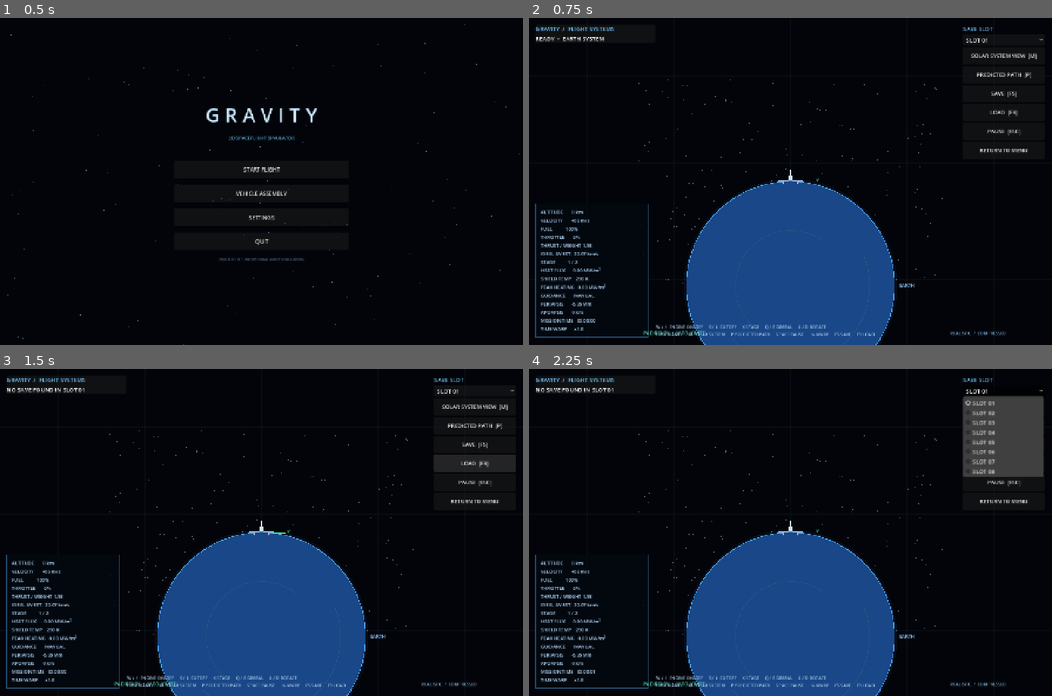
Above: before the commit, frames 1-4 (two rows, left to right).
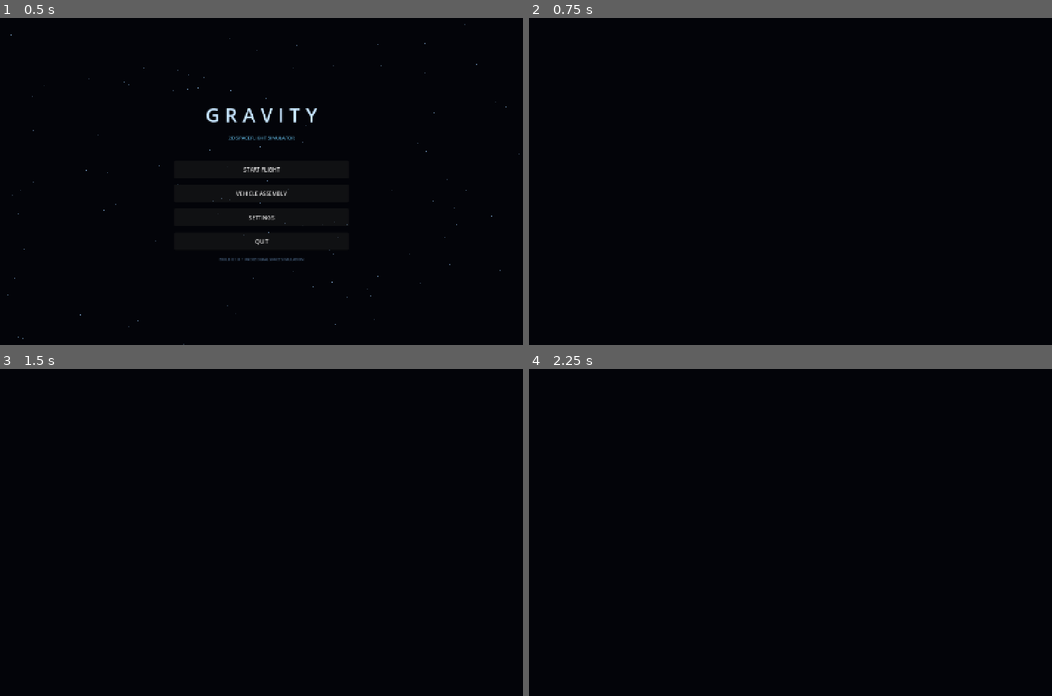
Above: after the commit, the same moments.

Repository: Blagos1195/Gravity-simulator
Game: Godot game, scene res://scenes/main.tscn
Two runs of this game, one before a commit and one after it. Both use one fixed random seed, a clock stepped at 60 frames per second and the inputs below.
Inputs (mouse positions are in pixels of both pictures, inside the frame that each line leads up to):
- Up to frame 1 (0.5 s): no input
- Up to frame 2 (0.75 s): click "START FLIGHT" at 0.5 s
- Up to frame 3 (1.5 s): click (475, 463) at 1.25 s, where only the run before the commit has a clickable "LOAD [F9]"
- Up to frame 4 (2.25 s): click (1004, 391) at 2 s, where only the run before the commit has a clickable "SLOT 01"

Frame 1 is identical in both runs. In frame 2, 20% of the frame differs, in the area x 1-99%, y 2-100%; in frame 3, 20%; in frame 4, 23%.
Error after the commit: Parse Error: Identifier "FIRST_STAGE_FUEL" not declared in the current scope. (res://scripts/simulation_view.gd:25)

Commit message:
Support multi-stage rockets and extend zoom range

Diff:
--- a/Gravity/scripts/simulation_view.gd
+++ b/Gravity/scripts/simulation_view.gd
@@ -1,37 +1,17 @@
 extends Control
 
 const PlanetarySystem = preload("res://scripts/planetary_system.gd")
+const RocketDesign = preload("res://scripts/rocket_design.gd")
 const G := PlanetarySystem.G
 const EARTH_MASS := PlanetarySystem.EARTH_MASS
 const EARTH_RADIUS := PlanetarySystem.EARTH_RADIUS
-const FIRST_STAGE_DRY_MASS := 12000.0
-const UPPER_STAGE_DRY_MASS := 3000.0
-const FIRST_STAGE_FUEL := 300000.0
-const UPPER_STAGE_FUEL := 80000.0
-const FIRST_STAGE_THRUST := 7.5e6
-const FIRST_STAGE_VACUUM_THRUST := 9.0e6
-const UPPER_STAGE_THRUST := 1.2e6
-const UPPER_STAGE_VACUUM_THRUST := 1.5e6
-const FIRST_STAGE_FLOW := 2058.0
-const UPPER_STAGE_FLOW := 300.0
 const DRAG_AREA := 0.45
 const LIFT_AREA := 1.8
 const DRAG_COEFFICIENT := 0.45
 const EARTH_ROTATION_RATE := 7.2921159e-5
 
-var first_stage_dry_mass := FIRST_STAGE_DRY_MASS
-var upper_stage_dry_mass := UPPER_STAGE_DRY_MASS
-var first_stage_fuel_capacity := FIRST_STAGE_FUEL
-var upper_stage_fuel_capacity := UPPER_STAGE_FUEL
-var first_stage_thrust := FIRST_STAGE_THRUST
-var first_stage_vacuum_thrust := FIRST_STAGE_VACUUM_THRUST
-var upper_stage_thrust := UPPER_STAGE_THRUST
-var upper_stage_vacuum_thrust := UPPER_STAGE_VACUUM_THRUST
-var first_stage_flow := FIRST_STAGE_FLOW
-var upper_stage_flow := UPPER_STAGE_FLOW
+var rocket_stages: Array = []
 var payload_mass := 500.0
-var first_stage_engine_count := 1
-var upper_stage_engine_count := 1
 
 var realism := "Realistic"
 var world_scale := "Compressed"
@@ -69,25 +49,26 @@
 var throttle_cutoff_key_down := false
 
 func set_rocket_design(design: Dictionary) -> void:
-	var stages: Array = design.get("stages", [])
-	if stages.size() != 2:
-		return
-	var first: Dictionary = stages[0]
-	var upper: Dictionary = stages[1]
-	first_stage_dry_mass = float(first.get("dry_mass", FIRST_STAGE_DRY_MASS))
-	upper_stage_dry_mass = float(upper.get("dry_mass", UPPER_STAGE_DRY_MASS))
-	first_stage_fuel_capacity = float(first.get("fuel_capacity", FIRST_STAGE_FUEL))
-	upper_stage_fuel_capacity = float(upper.get("fuel_capacity", UPPER_STAGE_FUEL))
-	first_stage_engine_count = int(first.get("engine_count", 1))
-	upper_stage_engine_count = int(upper.get("engine_count", 1))
-	first_stage_thrust = float(first.get("thrust", FIRST_STAGE_THRUST)) * first_stage_engine_count
-	first_stage_vacuum_thrust = float(first.get("vacuum_thrust", FIRST_STAGE_VACUUM_THRUST)) * first_stage_engine_count
-	upper_stage_thrust = float(upper.get("thrust", UPPER_STAGE_THRUST)) * upper_stage_engine_count
-	upper_stage_vacuum_thrust = float(upper.get("vacuum_thrust", UPPER_STAGE_VACUUM_THRUST)) * upper_stage_engine_count
-	first_stage_flow = float(first.get("flow", FIRST_STAGE_FLOW)) * first_stage_engine_count
-	upper_stage_flow = float(upper.get("flow", UPPER_STAGE_FLOW)) * upper_stage_engine_count
+	rocket_stages = (design.get("stages", []) as Array).duplicate(true)
+	if rocket_stages.size() < 2:
+		rocket_stages = RocketDesign.create_default()["stages"].duplicate(true)
 	payload_mass = float(design.get("payload_mass", 500.0))
-	fuel = first_stage_fuel_capacity
+	stage_index = 0
+	fuel = float(rocket_stages[0].get("fuel_capacity", 0.0))
+
+func _active_stage_data() -> Dictionary:
+	return rocket_stages[clampi(stage_index, 0, rocket_stages.size() - 1)]
+
+func _remaining_stack_mass() -> float:
+	var mass := payload_mass
+	for i in range(stage_index + 1, rocket_stages.size()):
+		var stage: Dictionary = rocket_stages[i]
+		mass += float(stage.get("dry_mass", 0.0)) + float(stage.get("fuel_capacity", 0.0))
+	return mass
+
+func _current_vehicle_mass(fuel_amount: float = -1.0) -> float:
+	var active := _active_stage_data()
+	return float(active.get("dry_mass", 0.0)) + _remaining_stack_mass() + (fuel if fuel_amount < 0.0 else fuel_amount)
 
 func _ready() -> void:
 	var rng := RandomNumberGenerator.new()
@@ -122,50 +103,37 @@
 	sim_time += dt
 	var altitude := rocket_position.length() - EARTH_RADIUS
 	if altitude < 0.5:
-		var surface_normal := rocket_position.normalized()
-		rocket_position = surface_normal * (EARTH_RADIUS + 0.5)
-		var inward_speed := velocity.dot(surface_normal)
+		var normal := rocket_position.normalized()
+		rocket_position = normal * (EARTH_RADIUS + 0.5)
+		var inward_speed := velocity.dot(normal)
 		if inward_speed < 0.0:
-			velocity -= surface_normal * inward_speed
-
+			velocity -= normal * inward_speed
 	if guidance_enabled:
 		_update_guidance(dt)
-
+	var active := _active_stage_data()
+	var flow := float(active.get("flow", 0.0)) * float(active.get("engine_count", 1))
 	throttle = 1.0 if thrust_key_down and fuel > 0.0 else 0.0
-	var engine_flow := first_stage_flow if stage_index == 0 else upper_stage_flow
-	var fuel_used := minf(fuel, engine_flow * throttle * dt)
-	var average_fuel := fuel - fuel_used * 0.5
-	var upper_stack_mass := upper_stage_dry_mass + upper_stage_fuel_capacity if stage_index == 0 else 0.0
-	var active_dry_mass := first_stage_dry_mass if stage_index == 0 else upper_stage_dry_mass
-	var mass := active_dry_mass + upper_stack_mass + payload_mass + average_fuel
-	var thrust := _engine_thrust(maxf(0.0, altitude)) * throttle
-	var thrust_direction := Vector2.UP.rotated(rotation_angle + gimbal_angle)
-	var thrust_acceleration := thrust_direction * (thrust / maxf(1.0, mass))
-
+	var fuel_used := minf(fuel, flow * throttle * dt)
+	var mass := maxf(1.0, _current_vehicle_mass(fuel - fuel_used * 0.5))
+	var acceleration := Vector2.UP.rotated(rotation_angle + gimbal_angle) * (_engine_thrust(maxf(0.0, altitude)) * throttle / mass)
 	var initial_gravity := PlanetarySystem.gravity_acceleration(rocket_position, sim_time - dt)
 	var initial_aero := _aerodynamic_acceleration(rocket_position, velocity, mass)
-	velocity += (initial_gravity + initial_aero + thrust_acceleration) * (0.5 * dt)
+	velocity += (initial_gravity + initial_aero + acceleration) * (0.5 * dt)
 	rocket_position += velocity * dt
-
 	var final_gravity := PlanetarySystem.gravity_acceleration(rocket_position, sim_time)
 	var final_aero := _aerodynamic_acceleration(rocket_position, velocity, mass)
-	velocity += (final_gravity + final_aero + thrust_acceleration) * (0.5 * dt)
+	velocity += (final_gravity + final_aero + acceleration) * (0.5 * dt)
 	fuel = maxf(0.0, fuel - fuel_used)
-
-	var atmospheric_velocity := Vector2(-rocket_position.y, rocket_position.x) * EARTH_ROTATION_RATE
-	_update_heating(dt, rocket_position.length() - EARTH_RADIUS, (velocity - atmospheric_velocity).length())
-
-	if fuel <= 0.0 and stage_index == 0:
+	var atmosphere_velocity := Vector2(-rocket_position.y, rocket_position.x) * EARTH_ROTATION_RATE
+	_update_heating(dt, rocket_position.length() - EARTH_RADIUS, (velocity - atmosphere_velocity).length())
+	if fuel <= 0.0 and stage_index < rocket_stages.size() - 1:
 		_separate_stage()
-
-	var final_radius := rocket_position.length()
-	if final_radius < EARTH_RADIUS + 0.5:
-		var surface_normal := rocket_position.normalized()
-		rocket_position = surface_normal * (EARTH_RADIUS + 0.5)
-		var surface_velocity := velocity.dot(surface_normal)
-		if surface_velocity < 0.0:
-			velocity -= surface_normal * surface_velocity
-
+	if rocket_position.length() < EARTH_RADIUS + 0.5:
+		var normal := rocket_position.normalized()
+		rocket_position = normal * (EARTH_RADIUS + 0.5)
+		var radial_speed := velocity.dot(normal)
+		if radial_speed < 0.0:
+			velocity -= normal * radial_speed
 	var final_altitude := maxf(0.0, rocket_position.length() - EARTH_RADIUS)
 	status_message = "STAGE %d  •  ENGINE FIRING" % (stage_index + 1) if throttle > 0.0 else "PAD READY  •  W TO IGNITE" if final_altitude < 100.0 else "FLIGHT ACTIVE"
 
@@ -177,10 +145,9 @@
 	return clampf(minf(dynamic_limit, atmosphere_limit), 0.002, 0.25)
 
 func _engine_thrust(altitude: float) -> float:
-	var vacuum_fraction := clampf(altitude / 100000.0, 0.0, 1.0)
-	if stage_index == 0:
-		return lerpf(first_stage_thrust, first_stage_vacuum_thrust, vacuum_fraction)
-	return lerpf(upper_stage_thrust, upper_stage_vacuum_thrust, vacuum_fraction)
+	var active := _active_stage_data()
+	var fraction := clampf(altitude / 100000.0, 0.0, 1.0)
+	return lerpf(float(active.get("thrust", 0.0)), float(active.get("vacuum_thrust", 0.0)), fraction) * float(active.get("engine_count", 1))
 
 func _aerodynamic_acceleration(position: Vector2, current_velocity: Vector2, mass: float) -> Vector2:
 	if realism not in ["Realistic", "Hardcore"]:
@@ -214,11 +181,12 @@
 	heat_shield_temperature = maxf(290.0, heat_shield_temperature + (heating_rate - cooling_rate) * dt)
 
 func _separate_stage() -> void:
-	if stage_index != 0:
+	if stage_index >= rocket_stages.size() - 1:
 		return
-	discarded_stage_mass += first_stage_dry_mass
-	stage_index = 1
-	fuel = upper_stage_fuel_capacity
+	discarded_stage_mass += float(_active_stage_data().get("dry_mass", 0.0))
+	stage_index += 1
+	fuel = float(_active_stage_data().get("fuel_capacity", 0.0))
+	thrust_key_down = false
 
 func _update_guidance(dt: float) -> void:
 	var radial := rocket_position.normalized()
@@ -280,9 +248,9 @@
 				_separate_stage()
 	elif event is InputEventMouseButton and event.pressed:
 		if not show_solar_system and event.button_index == MOUSE_BUTTON_WHEEL_UP:
-			camera_zoom = minf(0.0003, camera_zoom * 1.15)
+			camera_zoom = minf(0.0025, camera_zoom * 1.2)
 		elif not show_solar_system and event.button_index == MOUSE_BUTTON_WHEEL_DOWN:
-			camera_zoom = maxf(0.000008, camera_zoom / 1.15)
+			camera_zoom = maxf(0.0000005, camera_zoom / 1.2)
 
 func _draw() -> void:
 	var view_center := get_viewport_rect().size * 0.5
@@ -312,7 +280,7 @@
 	draw_arc(earth_screen, radius_px, 0, TAU, 120, Color(0.28, 0.64, 0.95), 2.0)
 	draw_arc(earth_screen, radius_px * 0.76, -0.4, 2.4, 48, Color(0.18, 0.43, 0.48, 0.45), 2.0)
 	draw_arc(earth_screen, radius_px * 0.53, 2.2, 5.4, 48, Color(0.18, 0.43, 0.48, 0.35), 2.0)
-	var object_scale := clampf(camera_zoom * world_scale_factor / 0.000045, 0.3, 2.5)
+	var object_scale := clampf(camera_zoom * world_scale_factor / 0.000045, 0.12, 5.0)
 	var pad_width := clampf(34.0 * object_scale, 9.0, 85.0)
 	var pad_height := clampf(7.0 * object_scale, 3.0, 18.0)
 	var pad_y := earth_screen.y - radius_px - 2.0 * object_scale
@@ -382,38 +350,31 @@
 	var predicted_velocity := velocity
 	var predicted_fuel := fuel
 	var predicted_stage := stage_index
-	var predicted_rotation := rotation_angle
 	var dt := 5.0
 	for i in range(360):
+		if predicted_stage >= rocket_stages.size():
+			break
+		var active: Dictionary = rocket_stages[predicted_stage]
 		var altitude := maxf(0.0, position.length() - EARTH_RADIUS)
-		var stage_flow := first_stage_flow if predicted_stage == 0 else upper_stage_flow
-		var active_dry := first_stage_dry_mass if predicted_stage == 0 else upper_stage_dry_mass
-		var stack_mass := upper_stage_dry_mass + upper_stage_fuel_capacity if predicted_stage == 0 else 0.0
-		var burn := minf(predicted_fuel, stage_flow * throttle * dt)
-		var mass := maxf(1.0, active_dry + stack_mass + payload_mass + predicted_fuel - burn * 0.5)
-		var vacuum_fraction := clampf(altitude / 100000.0, 0.0, 1.0)
-		var sea_level_thrust := first_stage_thrust if predicted_stage == 0 else upper_stage_thrust
-		var vacuum_thrust := first_stage_vacuum_thrust if predicted_stage == 0 else upper_stage_vacuum_thrust
-		var predicted_thrust := lerpf(sea_level_thrust, vacuum_thrust, vacuum_fraction) * throttle
-		if guidance_enabled:
-			var radial := position.normalized()
-			var pitch := lerpf(90.0, 5.0, clampf(altitude / 100000.0, 0.0, 1.0))
-			if predicted_velocity.length() > 1500.0:
-				pitch = minf(pitch, 12.0)
-			var tangent := Vector2(-radial.y, radial.x)
-			var target_direction := radial * sin(deg_to_rad(pitch)) + tangent * cos(deg_to_rad(pitch))
-			predicted_rotation = lerp_angle(predicted_rotation, target_direction.angle() - Vector2.UP.angle(), clampf(dt * 0.08, 0.0, 1.0))
-		var thrust_direction := Vector2.UP.rotated(predicted_rotation + gimbal_angle)
+		var flow := float(active.get("flow", 0.0)) * float(active.get("engine_count", 1))
+		var stack_mass := payload_mass
+		for j in range(predicted_stage + 1, rocket_stages.size()):
+			stack_mass += float(rocket_stages[j].get("dry_mass", 0.0)) + float(rocket_stages[j].get("fuel_capacity", 0.0))
+		var burn := minf(predicted_fuel, flow * throttle * dt)
+		var mass := maxf(1.0, float(active.get("dry_mass", 0.0)) + stack_mass + predicted_fuel - burn * 0.5)
+		var fraction := clampf(altitude / 100000.0, 0.0, 1.0)
+		var thrust := lerpf(float(active.get("thrust", 0.0)), float(active.get("vacuum_thrust", 0.0)), fraction) * float(active.get("engine_count", 1)) * throttle
 		var acceleration := PlanetarySystem.gravity_acceleration(position, sim_time + i * dt)
-		if throttle > 0.0 and predicted_fuel > 0.0:
-			acceleration += thrust_direction * predicted_thrust / mass
+		if predicted_fuel > 0.0:
+			acceleration += Vector2.UP.rotated(rotation_angle + gimbal_angle) * thrust / mass
 		acceleration += _aerodynamic_acceleration(position, predicted_velocity, mass)
 		predicted_velocity += acceleration * dt
 		position += predicted_velocity * dt
 		predicted_fuel = maxf(0.0, predicted_fuel - burn)
-		if predicted_fuel <= 0.0 and predicted_stage == 0:
-			predicted_stage = 1
-			predicted_fuel = upper_stage_fuel_capacity
+		if predicted_fuel <= 0.0:
+			predicted_stage += 1
+			if predicted_stage < rocket_stages.size():
+				predicted_fuel = float(rocket_stages[predicted_stage].get("fuel_capacity", 0.0))
 		predicted_path.append(position)
 		if position.length() < EARTH_RADIUS:
 			break
@@ -471,19 +432,18 @@
 	var apoapsis := _apsis(true)
 	var local_gravity := G * EARTH_MASS / pow(rocket_position.length(), 2.0)
 	var current_thrust := _engine_thrust(altitude)
-	var active_dry_mass := first_stage_dry_mass if stage_index == 0 else upper_stage_dry_mass
-	var upper_stack_mass := upper_stage_dry_mass + upper_stage_fuel_capacity if stage_index == 0 else 0.0
-	var current_mass := active_dry_mass + upper_stack_mass + payload_mass + fuel
+	var current_mass := _current_vehicle_mass()
+	var active_fuel_capacity := float(_active_stage_data().get("fuel_capacity", 1.0))
 	var thrust_to_weight := current_thrust / (current_mass * local_gravity)
 	var remaining_delta_v := _remaining_ideal_delta_v(current_mass)
 	var lines := [
 		"ALTITUDE       %s" % _format_distance(altitude),
 		"VELOCITY       %s" % _format_speed(orbital_speed),
-		"FUEL           %s%%" % str(roundi(100.0 * fuel / (first_stage_fuel_capacity if stage_index == 0 else upper_stage_fuel_capacity))),
+		"FUEL           %s%%" % str(roundi(100.0 * fuel / maxf(1.0, active_fuel_capacity))),
 		"THROTTLE       %s%%" % str(roundi(throttle * 100.0)),
 		"THRUST / WEIGHT %.2f" % thrust_to_weight,
 		"IDEAL ΔV EST.  %.2f km/s" % (remaining_delta_v / 1000.0),
-		"STAGE          %d / 2" % (stage_index + 1),
+		"STAGE          %d / %d" % [stage_index + 1, rocket_stages.size()],
 		"HEAT FLUX      %.2f MW/m²" % heat_flux_mw,
 		"SHIELD TEMP    %.0f K" % heat_shield_temperature,
 		"PEAK HEATING   %.2f MW/m²" % peak_heat_flux_mw,
@@ -502,12 +462,20 @@
 	draw_string(ThemeDB.fallback_font, Vector2(size.x - 280.0 * ui_scale, size.y - 28.0 * ui_scale), realism.to_upper() + "  /  " + world_scale.to_upper(), HORIZONTAL_ALIGNMENT_LEFT, -1, maxi(9, roundi(12.0 * ui_scale)), Color(0.48, 0.68, 0.84))
 
 func _remaining_ideal_delta_v(current_mass: float) -> float:
-	if stage_index == 0:
-		var first_stage_end_mass := upper_stage_dry_mass + upper_stage_fuel_capacity + first_stage_dry_mass + payload_mass
-		var first_stage_delta_v := first_stage_vacuum_thrust / first_stage_flow * log(maxf(1.0, current_mass) / first_stage_end_mass)
-		var upper_stage_delta_v := upper_stage_vacuum_thrust / upper_stage_flow * log((upper_stage_dry_mass + upper_stage_fuel_capacity + payload_mass) / (upper_stage_dry_mass + payload_mass))
-		return first_stage_delta_v + upper_stage_delta_v
-	return upper_stage_vacuum_thrust / upper_stage_flow * log(maxf(1.0, upper_stage_dry_mass + payload_mass + fuel) / (upper_stage_dry_mass + payload_mass))
+	var total := 0.0
+	var mass := current_mass
+	for i in range(stage_index, rocket_stages.size()):
+		var stage: Dictionary = rocket_stages[i]
+		var propellant := fuel if i == stage_index else float(stage.get("fuel_capacity", 0.0))
+		var dry := float(stage.get("dry_mass", 0.0))
+		var engines := float(stage.get("engine_count", 1))
+		var thrust := float(stage.get("vacuum_thrust", 0.0)) * engines
+		var flow := float(stage.get("flow", 0.0)) * engines
+		var final_mass := mass - propellant
+		if propellant > 0.0 and flow > 0.0 and thrust > 0.0 and final_mass > dry:
+			total += thrust / flow * log(mass / final_mass)
+		mass = final_mass - dry
+	return total
 
 func _apsis(apo: bool) -> float:
 	var r := rocket_position.length()
@@ -558,19 +526,14 @@
 		"throttle": throttle,
 		"time_warp": time_warp,
 		"paused": paused,
-		"rocket_design": {
-			"payload_mass": payload_mass,
-			"stages": [
-				{"dry_mass": first_stage_dry_mass, "fuel_capacity": first_stage_fuel_capacity, "thrust": first_stage_thrust / first_stage_engine_count, "vacuum_thrust": first_stage_vacuum_thrust / first_stage_engine_count, "flow": first_stage_flow / first_stage_engine_count, "engine_count": first_stage_engine_count},
-				{"dry_mass": upper_stage_dry_mass, "fuel_capacity": upper_stage_fuel_capacity, "thrust": upper_stage_thrust / upper_stage_engine_count, "vacuum_thrust": upper_stage_vacuum_thrust / upper_stage_engine_count, "flow": upper_stage_flow / upper_stage_engine_count, "engine_count": upper_stage_engine_count}
-			]
-		}
+		"rocket_design": {"payload_mass": payload_mass, "stages": rocket_stages.duplicate(true)}
 	}
 
 func load_save_data(data: Dictionary) -> void:
 	var saved_design: Variant = data.get("rocket_design", null)
 	if saved_design is Dictionary:
 		set_rocket_design(saved_design)
+	stage_index = clampi(int(data.get("stage_index", 0)), 0, maxi(0, rocket_stages.size() - 1))
 	sim_time = float(data.get("sim_time", 0.0))
 	var p: Array = data.get("position", [0.0, -EARTH_RADIUS - 2.0])
 	var v: Array = data.get("velocity", [EARTH_RADIUS * EARTH_ROTATION_RATE, 0.0])
@@ -578,7 +541,7 @@
 	velocity = Vector2(float(v[0]), float(v[1]))
 	rotation_angle = float(data.get("rotation_angle", 0.0))
 	stage_index = int(data.get("stage_index", 0))
-	fuel = float(data.get("fuel", first_stage_fuel_capacity))
+	fuel = float(data.get("fuel", _active_stage_data().get("fuel_capacity", 0.0)))
 	discarded_stage_mass = float(data.get("discarded_stage_mass", 0.0))
 	gimbal_angle = float(data.get("gimbal_angle", 0.0))
 	guidance_enabled = bool(data.get("guidance_enabled", false))
